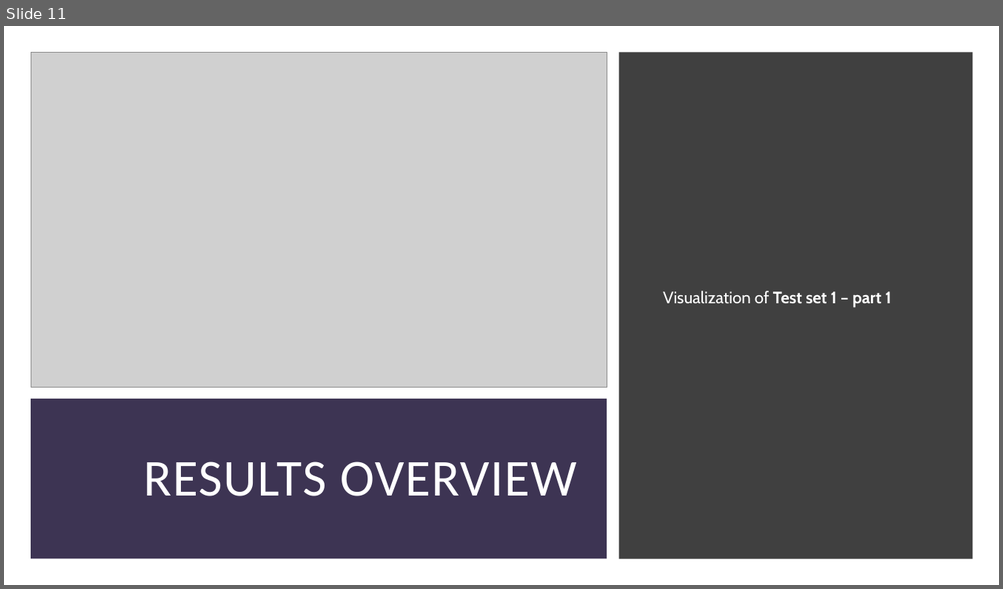
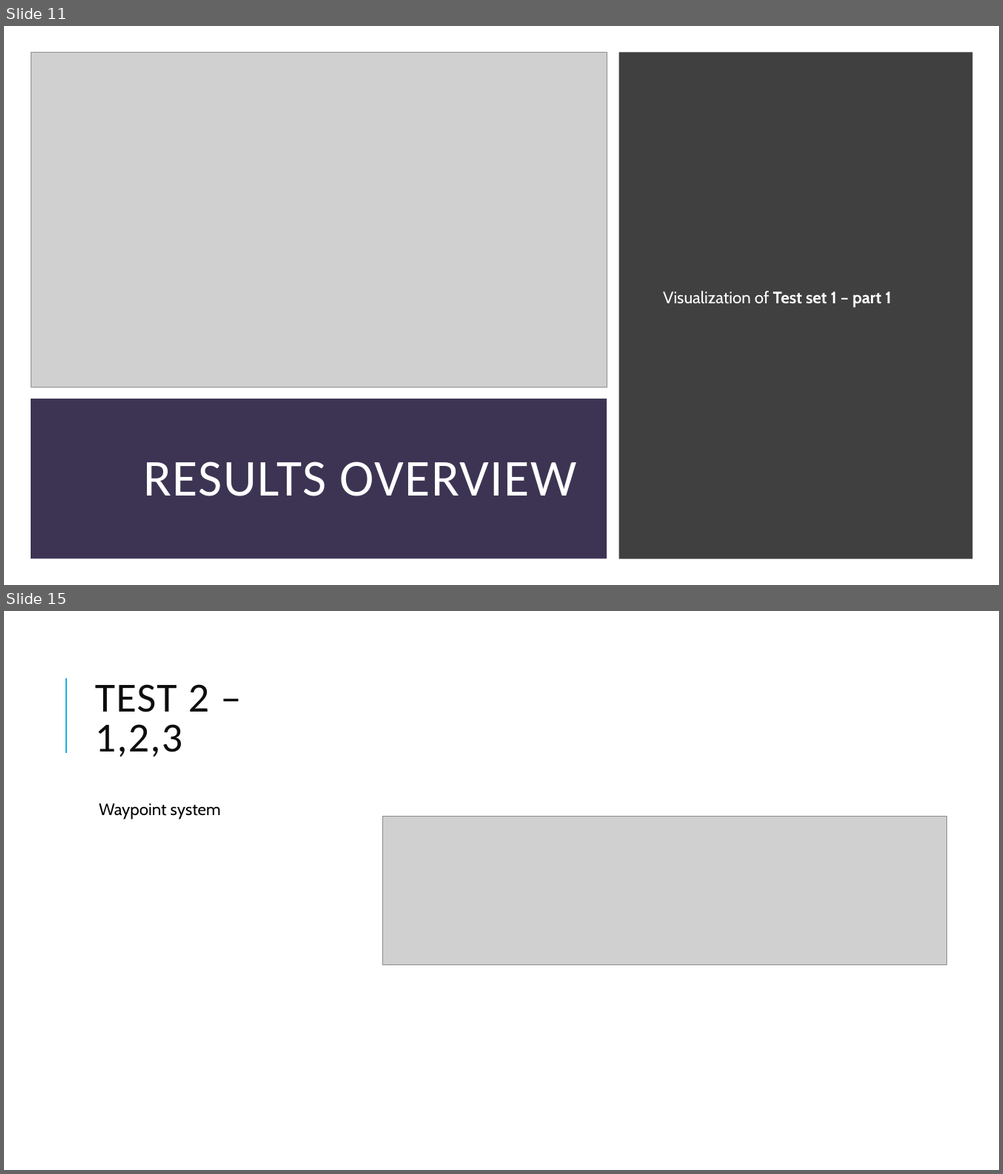
Before and after one commit to RubenTipparach/Mimicvr, a slide deck: Report/Mimic vr.pptx. Shown one above the other, each under a label of ours: slide 11 before the commit, slides 11 and 15 after it; the slides between them are not shown. The pictures are 1003x589 and 1003x1174 pixels, drawn with LibreOffice and Linux fonts; fonts in the diff are those of the drawing; grey boxes stand for pictures. Boxes give left, top, right and bottom in pixels: in the first picture for what was removed or moved away, otherwise in the second. Text is boxed around its words. In the diff, an @@ line names an element or a change of style, - is before the commit and + after.

```diff
--- a/Report/Mimic vr.pptx
+++ b/Report/Mimic vr.pptx
@@ slide 15 added at (4,611,999,1170), background #FFFFFF @@
@@ line added from (66, 753) to (66, 678), #1CADE4 1.5 pt @@
@@ title added at (95,684,209,757), 40 pt, text #0D0D0D @@
+TEST 2 – 1,2,3
@@ text added at (99,803,221,820), 16 pt, text #000000 @@
+  Waypoint system
@@ picture added at (383,816,947,965) @@
```
Also in this commit, not shown: 2 slides changed, 5 other slides added, 5 slides removed, 2 other files.
